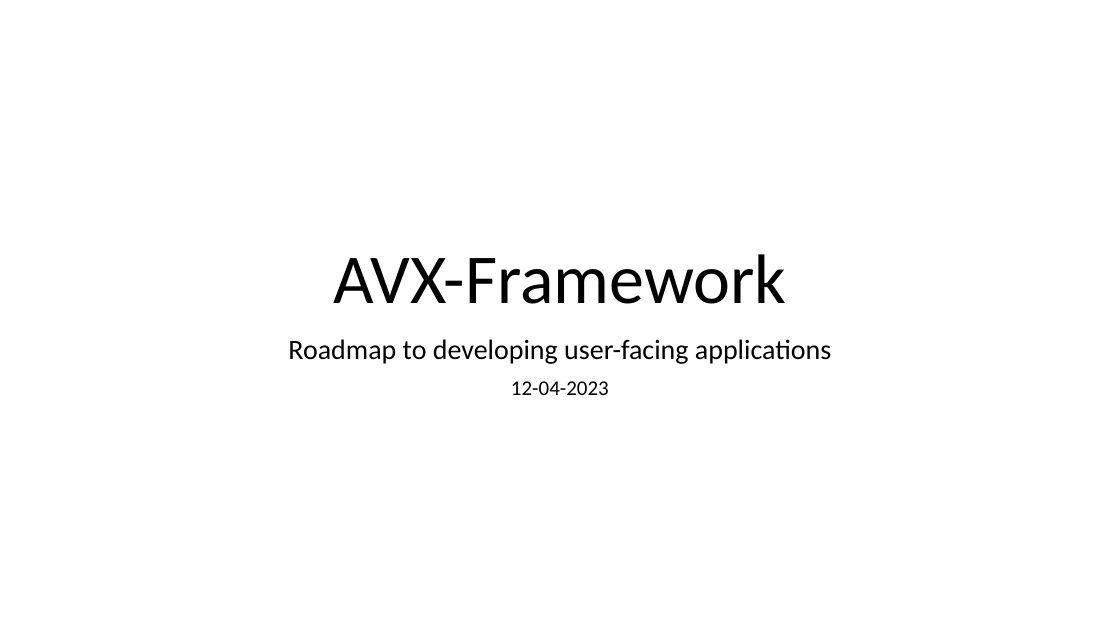
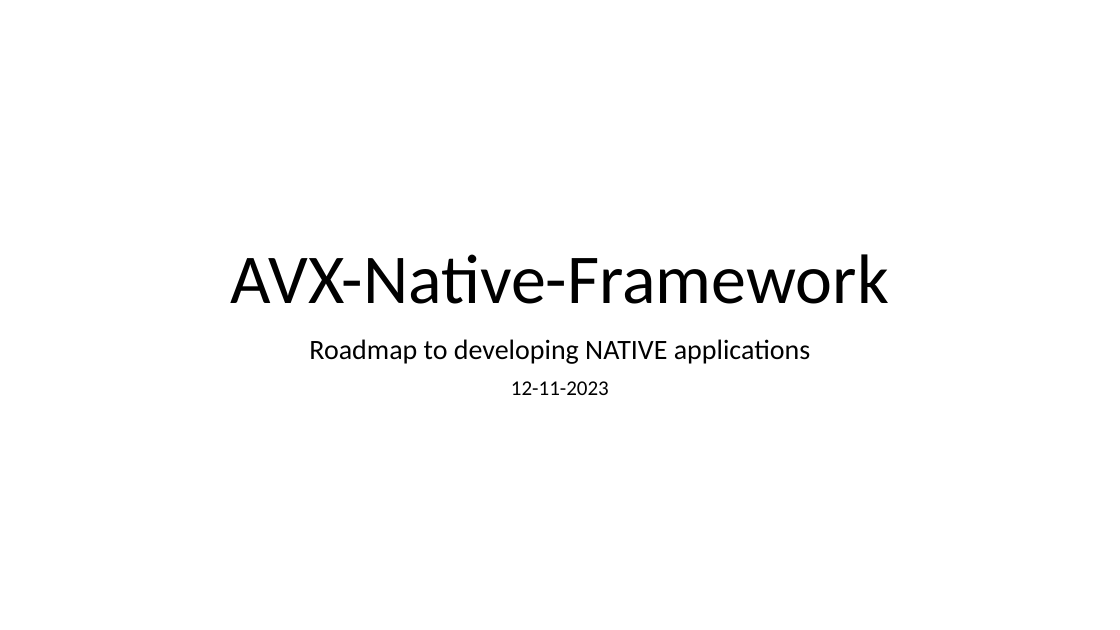
Before and after one commit to AV-Text/AVX, a slide deck: slide 1 of AVXSearch/AVX-Framework.pptx. Drawn at 1120x630 pixels with LibreOffice and Linux fonts; fonts in the diff are those of the drawing. Boxes give left, top, right and bottom in pixels: in the first picture for what was removed or moved away, otherwise in the second. Text is boxed around its words. In the diff, an @@ line names an element or a change of style, - is before the commit and + after.

```diff
--- a/AVXSearch/AVX-Framework.pptx
+++ b/AVXSearch/AVX-Framework.pptx
@@ title at box(231, 254, 889, 304): text changed @@
-AVX-Framework
+AVX-Native-Framework
@@ subtitle at box(309, 339, 810, 395): text changed @@
-Roadmap to developing user-facing applications
-12-04-2023
+Roadmap to developing NATIVE applications
+12-11-2023
```
Also in this commit, not shown: 2 slides removed, 4 other files.
